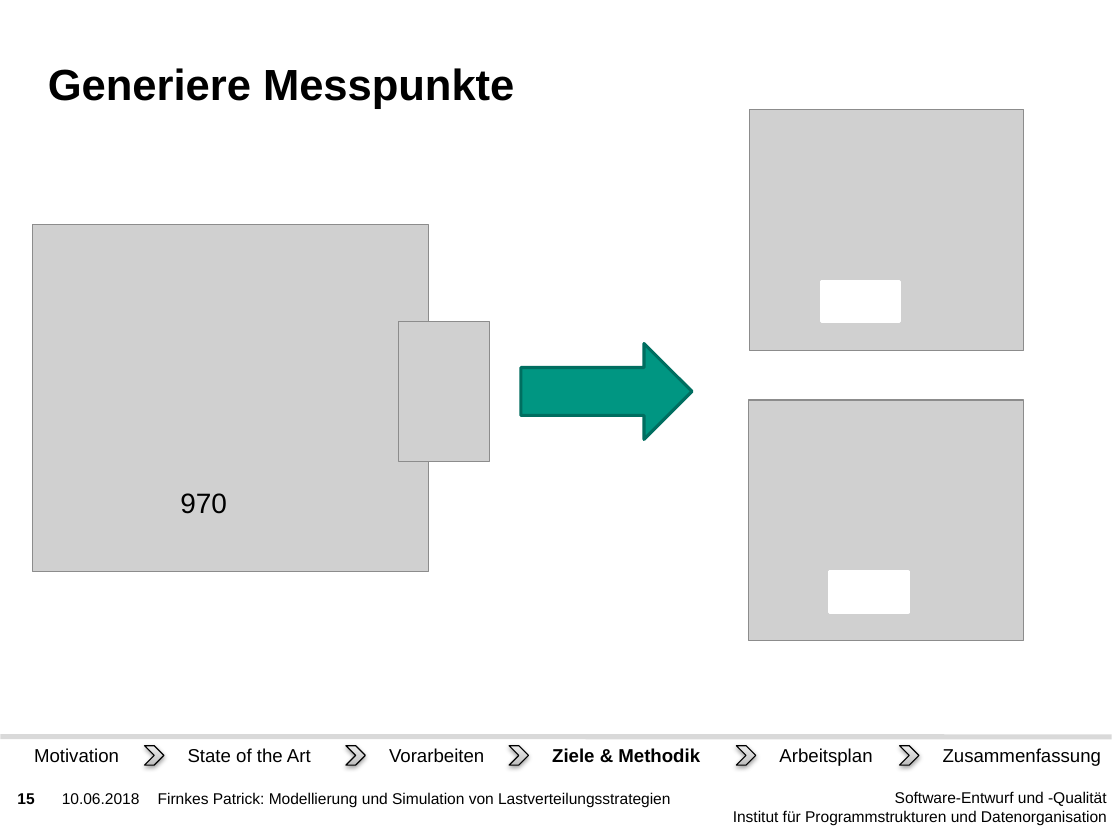
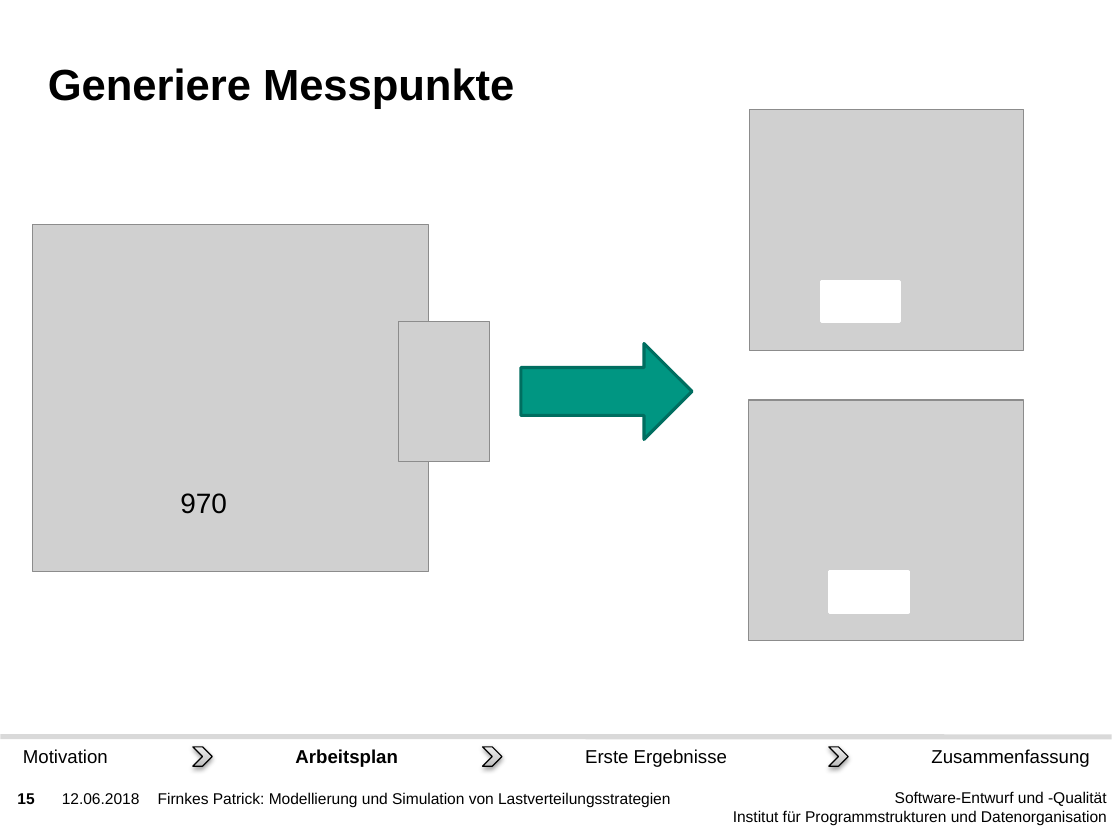
Before and after one commit to PatFirn/wlcg-loadbalancing, a slide deck: slide 15 of presentations/zwischenbericht.pptx. Drawn at 1120x840 pixels with LibreOffice and Linux fonts; fonts in the diff are those of the drawing; grey boxes stand for pictures; background and template pictures are left out. Boxes give left, top, right and bottom in pixels: in the first picture for what was removed or moved away, otherwise in the second. Text is boxed around its words. In the diff, an @@ line names an element or a change of style, - is before the commit and + after.

Commit message:
Update presentation

```diff
--- a/presentations/zwischenbericht.pptx
+++ b/presentations/zwischenbericht.pptx
@@ text "Motivation": place and size @@
-text "Motivation" at bbox=[34, 748, 119, 763]
+text "Motivation" at bbox=[23, 749, 108, 764]
@@ chevron: place and size @@
-chevron at bbox=[144, 746, 164, 765]
+chevron at bbox=[193, 747, 212, 766]
@@ text "Arbeitsplan": place and size @@
-text "Arbeitsplan" at bbox=[779, 748, 872, 766]
+text "Arbeitsplan" at bbox=[295, 749, 397, 767]
@@ text "Arbeitsplan" at bbox=[295, 749, 397, 767]: bold on @@
@@ chevron: place and size @@
-chevron at bbox=[510, 746, 529, 765]
+chevron at bbox=[483, 747, 502, 766]
@@ text added at bbox=[585, 749, 727, 767], 12 pt, text #000000 @@
+Erste Ergebnisse
@@ group removed at bbox=[188, 746, 755, 765]: 3 texts, 2 chevrons @@
-State of the Art
-Vorarbeiten
-Ziele & Methodik
@@ chevron: place and size @@
-chevron at bbox=[899, 746, 918, 765]
+chevron at bbox=[829, 747, 848, 766]
@@ text "Zusammenfassung": place and size @@
-text "Zusammenfassung" at bbox=[943, 748, 1101, 766]
+text "Zusammenfassung" at bbox=[931, 749, 1089, 767]
@@ text at bbox=[62, 793, 140, 804]: text changed @@
-10.06.2018
+12.06.2018
```
Also in this commit, not shown: 29 other slides changed.
